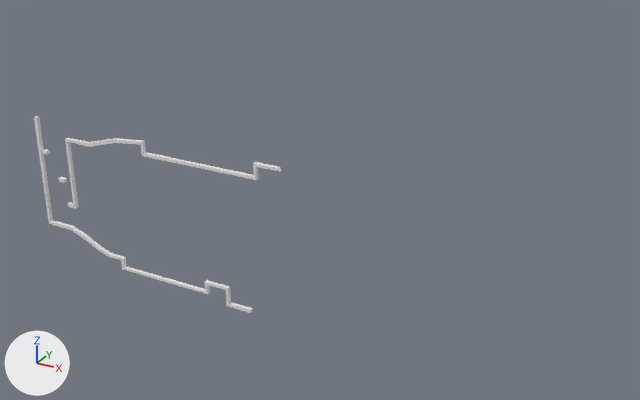
A saved change to the Blender file Assets/Models/level1A.blend.
The view is the same before and after, from a camera (50 mm lens) standing at (120.3, -159.6, 114.0) and looking at (29.4, 5.6, 31.4). Lighting does not change. The marker at lower left points along +X, +Y and +Z.
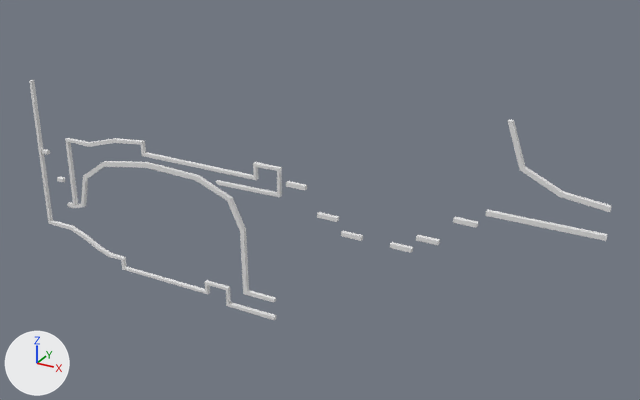
Pixel boxes [x1, y1, x2, y2] of what changed, in the pictures (640 x 400 px; the box of a moved part takes in the faces that stretch with it):
'Cube', reshaped (135% wider, 22% taller)
    before: [34, 116, 281, 313]
    after: [29, 80, 612, 320]
part 1 of me_cube, added
    after: [286, 181, 307, 190]
part 2 of me_cube, added
    after: [317, 212, 339, 222]
part 3 of me_cube, added
    after: [341, 231, 363, 241]
part 4 of me_cube, added
    after: [390, 242, 413, 253]
part 5 of me_cube, added
    after: [416, 235, 440, 245]
part 6 of me_cube, added
    after: [453, 217, 478, 228]
part 7 of me_cube, added
    after: [486, 210, 608, 241]
part 8 of me_cube, added
    after: [508, 120, 612, 212]
part 9 of me_cube, built on
    before: [58, 139, 281, 313]
    after: [57, 139, 282, 320]
part 10 of me_cube, moved or reshaped
    before: [34, 116, 53, 223]
    after: [29, 80, 53, 223]

Edits to the bpy script that builds the scene:
```text
Change me_cube:
    used by ob_cube; location = (0.0, 0.0, 0.0); scale = (3.44, 0.5, 0.5)
    verts and faces of me_cube; kept vertices keep their numbers, new ones are numbered from 112
    before: 48 (-15.5, -1.0, 80.0) at pixel (33, 117), 49 (-15.5, 1.0, 80.0) at pixel (36, 116), 50 (-15.2, -1.0, 80.0) at pixel (36, 117), 51 (-15.2, 1.0, 80.0) at pixel (39, 116)
    remove me_cube.from_pydata(...)  # 112 vertices, 102 faces; spans x -15.5..6.5, y -1.0..1.0, z -1.0..80.0
    add me_cube.from_pydata(...)  # 228 vertices, 202 faces; spans x -15.4..27.6, y -1.0..1.0, z -1.0..119.2
    me_cube part 1: a new loose piece, a box spanning x 7.0..8.4, y -1.0..1.0, z 71.9..73.9, in mat_material (white #e7e7e7)
    me_cube part 2: a new loose piece, a box spanning x 9.3..10.8, y -1.0..1.0, z 59.9..61.9, in mat_material (white #e7e7e7)
    me_cube part 3: a new loose piece, a box spanning x 11.1..12.6, y -1.0..1.0, z 53.4..55.4, in mat_material (white #e7e7e7)
    me_cube part 4: a new loose piece, a box spanning x 14.6..16.1, y -1.0..1.0, z 53.4..55.4, in mat_material (white #e7e7e7)
    me_cube part 5: a new loose piece, a box spanning x 16.4..17.8, y -1.0..1.0, z 59.9..61.9, in mat_material (white #e7e7e7)
    me_cube part 6: a new loose piece, a box spanning x 18.7..20.2, y -1.0..1.0, z 71.9..73.9, in mat_material (white #e7e7e7)
    me_cube part 7: a new loose piece, a box spanning x 20.7..27.6, y -1.0..1.0, z 78.0..80.0, in mat_material (white #e7e7e7)
    me_cube part 8: a new loose piece of 16 vertices spanning x 21.5..27.6, y -1.0..1.0, z 90.0..119.2, in mat_material (white #e7e7e7)
    me_cube part 9
    2 faces are deleted
    8 vertices in x -13.7..-13.1, y -1.0..1.0, z 46.0..48.0 move by (-0.2, 0.0, 0.0)
    4 vertices in x 3.8, y -1.0..1.0, z -1.0..1.0 move by (2.0, 0.0, 0.0)
    6 vertices move from x -12.2..6.5, y -1.0..1.0, z 32.0..80.0 to x -12.2..6.5, y -1.0..1.0, z 33.9..80.0
    22 vertices are added at x -11.6..6.5, y -1.0, z 8.9..68.0
    22 new vertices lie (0.0, 2.0, 0.0) away from vertices in x -11.6..6.5, y -1.0, z 8.9..68.0
    46 new faces join them
    me_cube part 10
    add verts[48] = (-15.4, -1.0, 100.1)  # moved, pixel (29, 80)
    add verts[49] = (-15.4, 1.0, 100.1)  # moved, pixel (32, 79)
    add verts[50] = (-15.2, -1.0, 100.1)  # moved, pixel (31, 80)
    add verts[51] = (-15.2, 1.0, 100.1)  # moved, pixel (34, 79)
```
